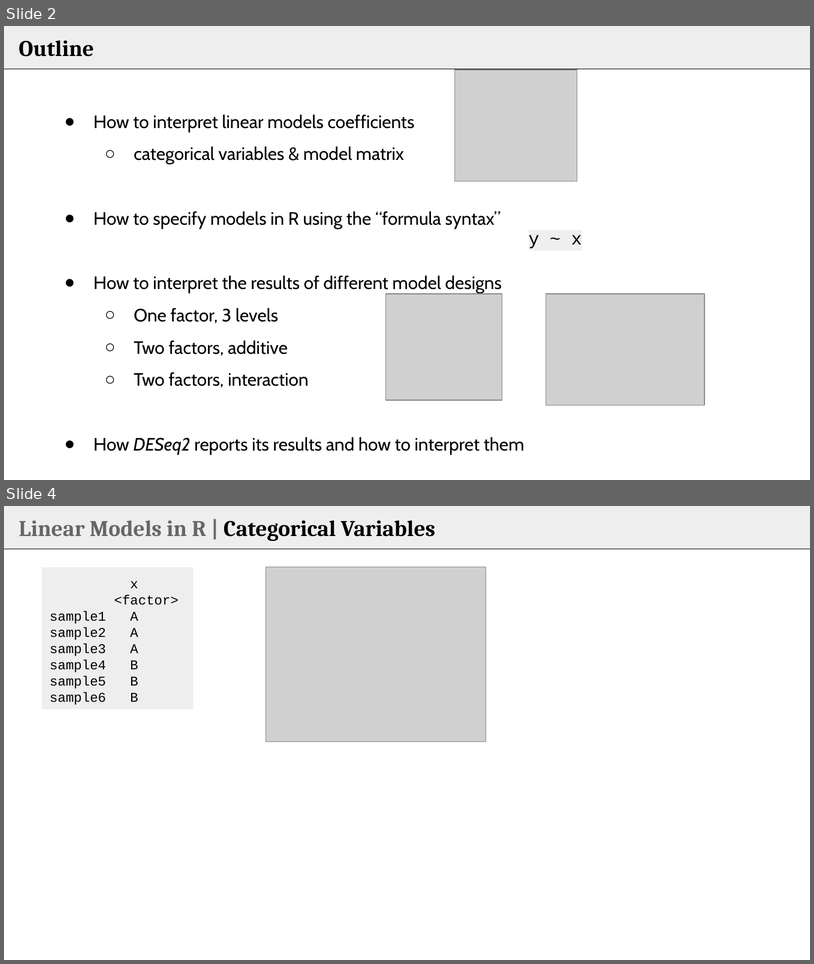
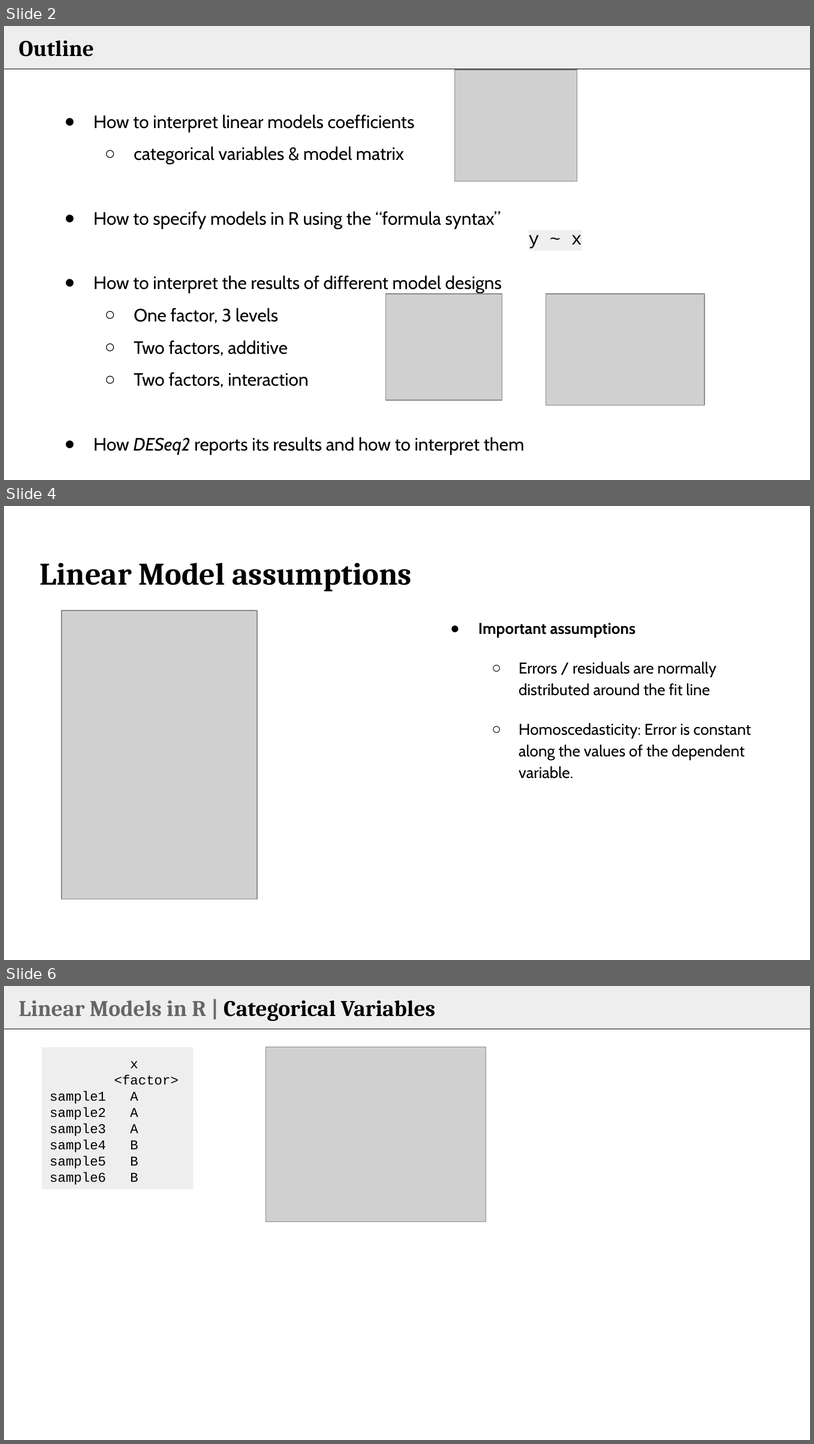
Before and after one commit to bioinformatics-core-shared-training/Bulk_RNAseq_Course_Base, a slide deck: additional_scripts_and_materials/Statistical_models_in_R_DESeq2.pptx. Shown one above the other, each under a label of ours: slides 2 and 4 before the commit, slides 2, 4 and 6 after it; the slides between them are not shown. The pictures are 814x964 and 814x1444 pixels, drawn with LibreOffice and Linux fonts; fonts in the diff are those of the drawing; grey boxes stand for pictures. Boxes give left, top, right and bottom in pixels: in the first picture for what was removed or moved away, otherwise in the second. Text is boxed around its words. In the diff, an @@ line names an element or a change of style, - is before the commit and + after.

Commit message:
Slides updated

```diff
--- a/additional_scripts_and_materials/Statistical_models_in_R_DESeq2.pptx
+++ b/additional_scripts_and_materials/Statistical_models_in_R_DESeq2.pptx
@@ slide 4 added at box(4, 506, 810, 960), background #FFFFFF @@
@@ title added at box(39, 562, 412, 591), 28 pt, text #000000, bold @@
+Linear Model assumptions
@@ picture added at box(61, 610, 257, 899) @@
@@ text added at box(479, 622, 752, 778), 14 pt, text #000000 @@
+● Important assumptions
+  ○ Errors / residuals are normally distributed around the fit line
+  ○ Homoscedasticity: Error is constant along the values of the dependent variable.
@@ what was slide 4 is now slide 6 @@
```
Also in this commit, not shown: 8 slides changed, 1 other slide added, 2 other files.
